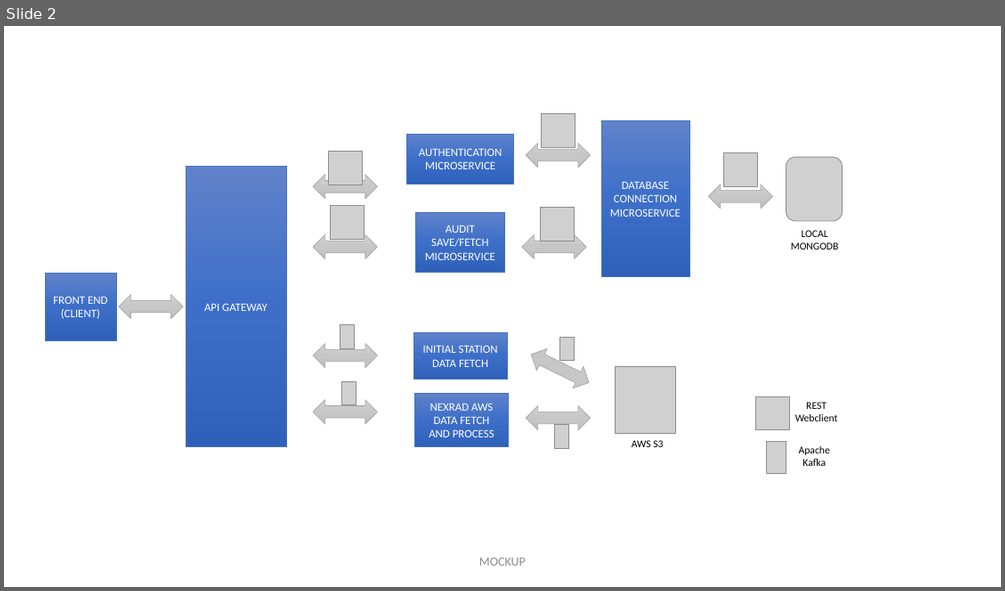
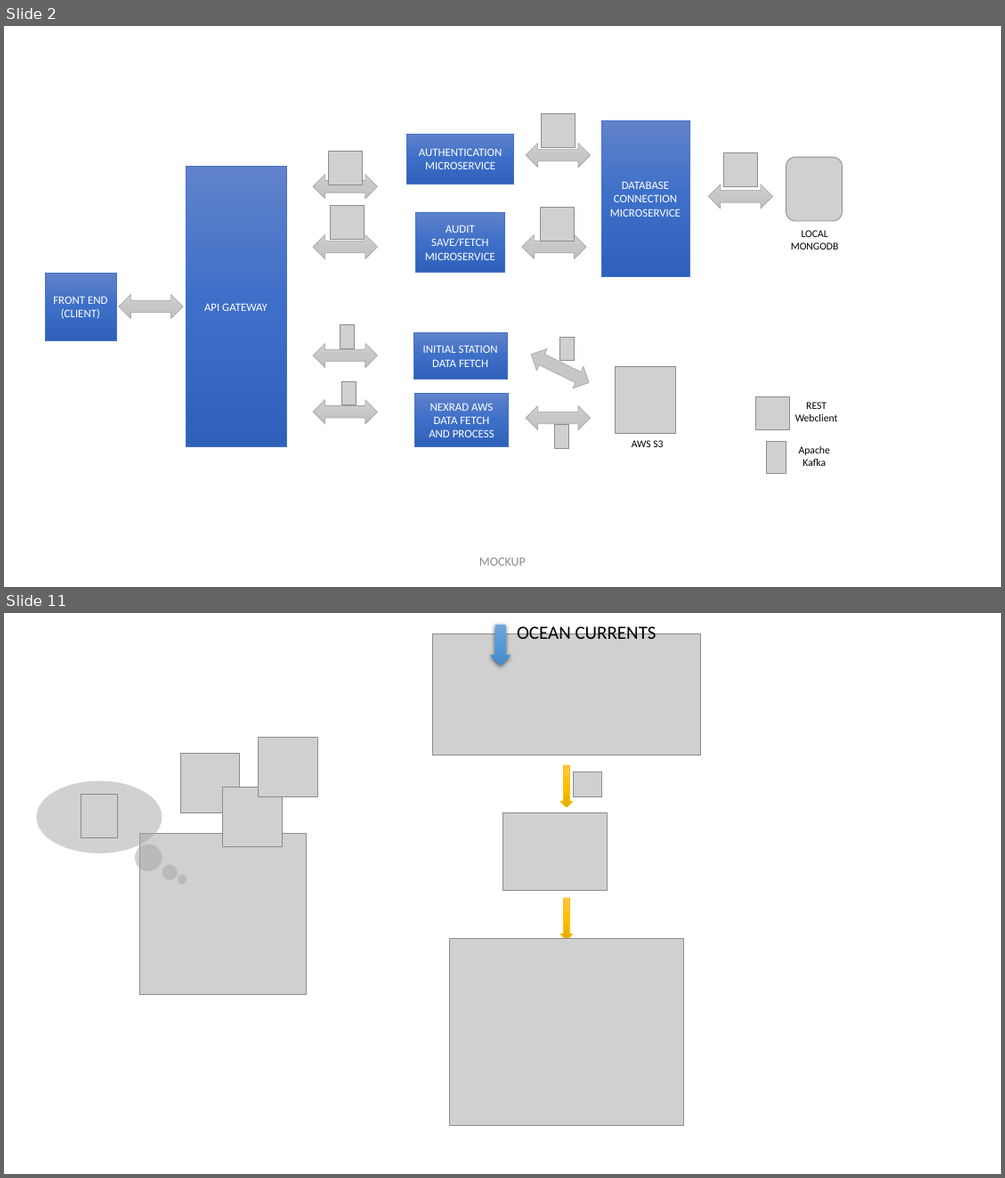
Before and after one commit to airavata-courses/scapsulators, a slide deck: Documentation/Microservices-Overview/Project-1.pptx. Shown one above the other, each under a label of ours: slide 2 before the commit, slides 2 and 11 after it; the slides between them are not shown. The pictures are 1005x591 and 1005x1178 pixels, drawn with LibreOffice and Linux fonts; fonts in the diff are those of the drawing; grey boxes stand for pictures. Boxes give left, top, right and bottom in pixels: in the first picture for what was removed or moved away, otherwise in the second. Text is boxed around its words. In the diff, an @@ line names an element or a change of style, - is before the commit and + after.

```diff
--- a/Documentation/Microservices-Overview/Project-1.pptx
+++ b/Documentation/Microservices-Overview/Project-1.pptx
@@ slide 11 added at [4, 613, 1001, 1174], background #FFFFFF @@
@@ picture added at [432, 634, 701, 755] @@
@@ down arrow added at [490, 625, 511, 666], fill gradient #71A6DB to #559BDB to #448ACA @@
@@ text added at [517, 624, 656, 639], 18 pt, text #000000 @@
+OCEAN CURRENTS
@@ picture added at [259, 737, 318, 797] @@
@@ picture added at [180, 754, 241, 813] @@
@@ down arrow added at [560, 765, 573, 807], fill gradient #FFC64B to #FFC000 to #E3AB00, outline #FFC000 0.5 pt @@
@@ picture added at [573, 772, 601, 797] @@
@@ ellipse added at [36, 780, 162, 853], fill #A5A5A5 at 50% opacity @@
@@ picture added at [81, 794, 117, 837] @@
@@ picture added at [223, 787, 283, 847] @@
@@ picture added at [502, 812, 607, 891] @@
@@ ellipse added at [135, 844, 162, 871], fill #A5A5A5 at 50% opacity @@
@@ picture added at [139, 833, 306, 995] @@
@@ ellipse added at [162, 865, 178, 881], fill #A5A5A5 at 50% opacity @@
@@ ellipse added at [178, 875, 186, 884], fill #A5A5A5 at 50% opacity @@
@@ down arrow added at [560, 898, 573, 940], fill gradient #FFC64B to #FFC000 to #E3AB00, outline #FFC000 0.5 pt @@
@@ picture added at [450, 939, 683, 1126] @@
```
Also in this commit, not shown: 11 other slides added, 26 other files.
